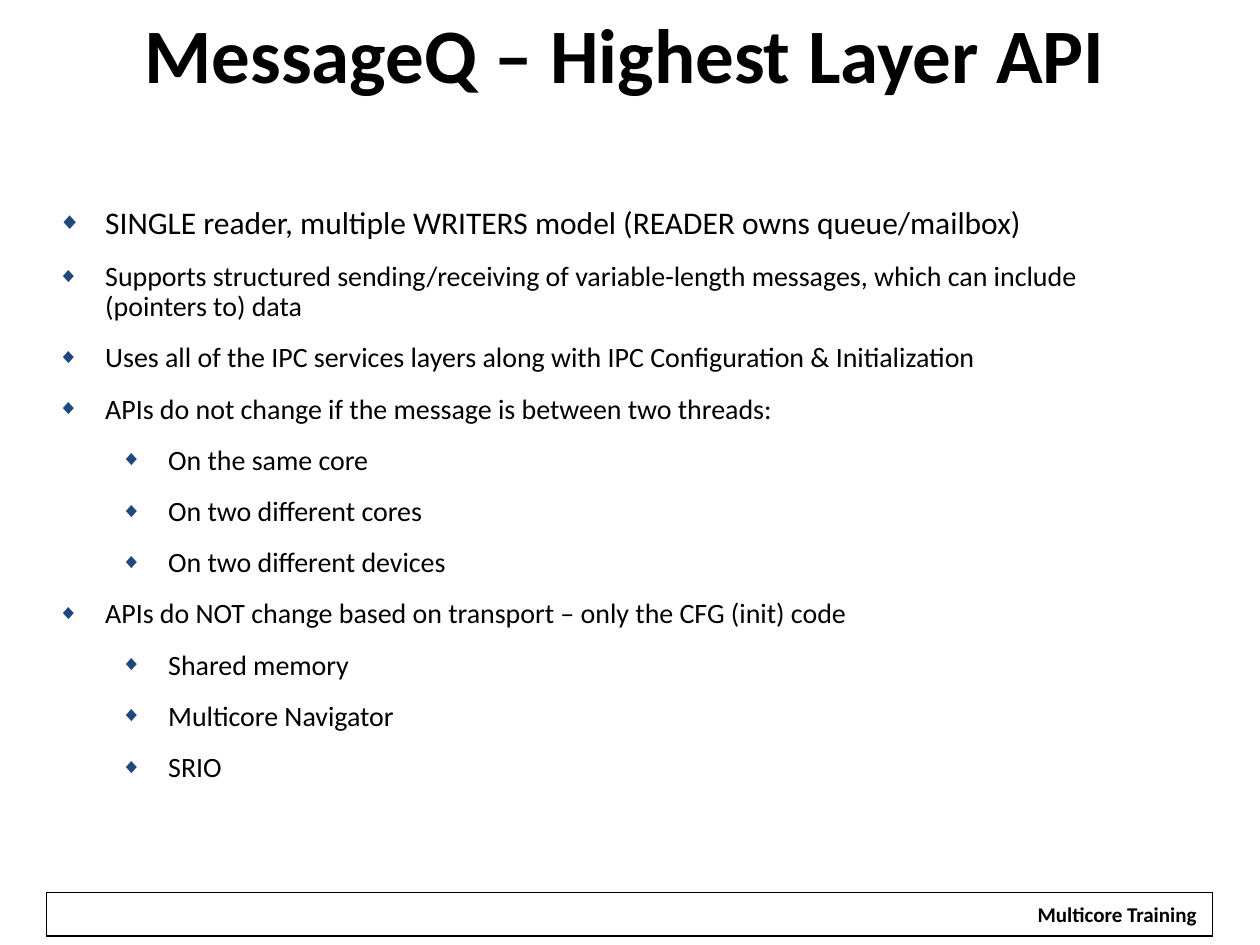
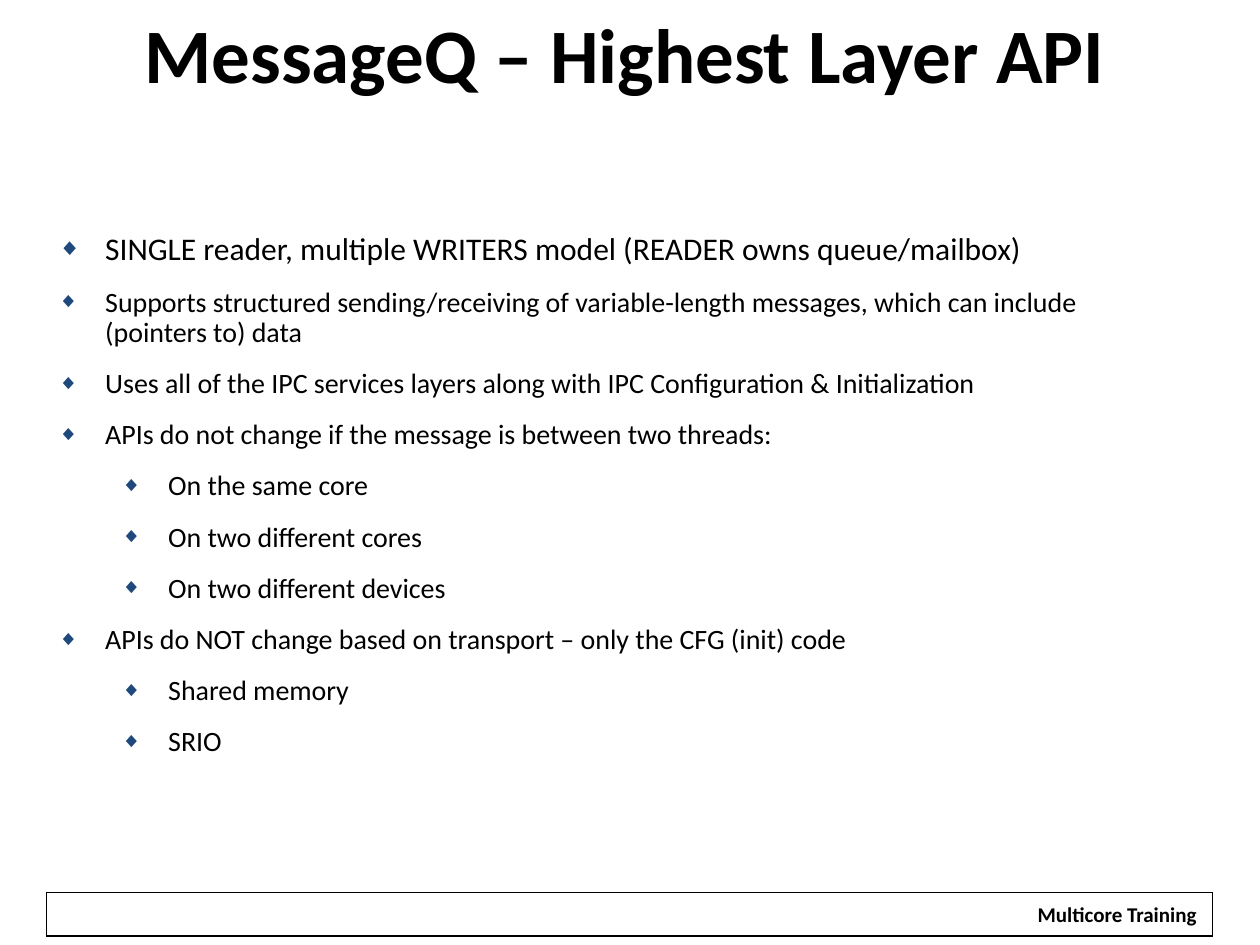
Before and after one commit to hari1989/keystone-workshop, a slide deck: slide 18 of preliminary/Working/presentations/KeyStoneII_ IPC.pptx (slide 12 before the commit). Drawn at 1260x945 pixels with LibreOffice and Linux fonts; fonts in the diff are those of the drawing; background and template pictures are left out. Boxes give left, top, right and bottom in pixels: in the first picture for what was removed or moved away, otherwise in the second. Text is boxed around its words. In the diff, an @@ line names an element or a change of style, - is before the commit and + after.

```diff
--- a/preliminary/Working/presentations/KeyStoneII_ IPC.pptx
+++ b/preliminary/Working/presentations/KeyStoneII_ IPC.pptx
@@ text at (168, 706, 393, 731): paragraph removed @@
-  ◆ Multicore Navigator
```
Also in this commit, not shown: 5 other slides changed, 6 slides added, 6 slides removed.
